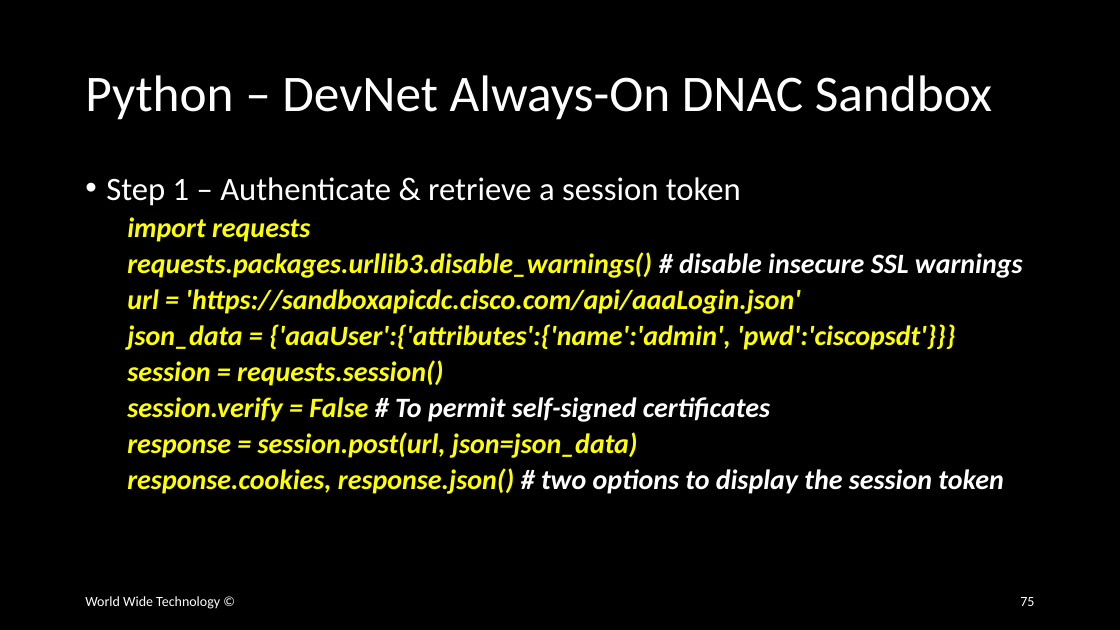
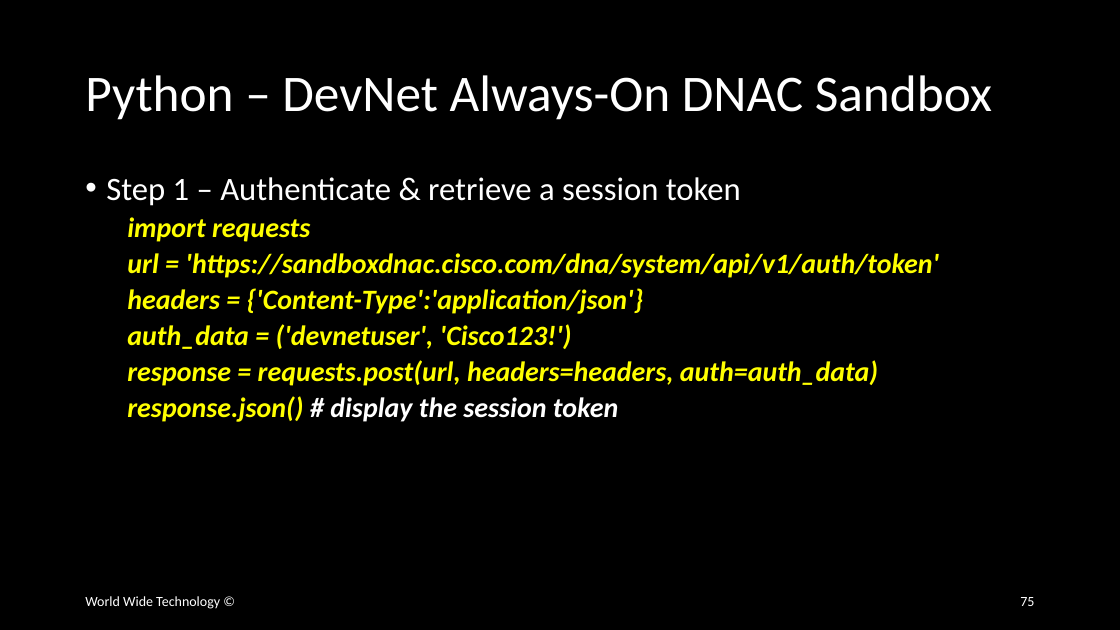
Before and after one commit to wwt/curl-requests-foundations, a slide deck: slide 75 of curl-requests-foundations.pptx. Drawn at 1120x630 pixels with LibreOffice and Linux fonts; fonts in the diff are those of the drawing. Boxes give left, top, right and bottom in pixels: in the first picture for what was removed or moved away, otherwise in the second. Text is boxed around its words. In the diff, an @@ line names an element or a change of style, - is before the commit and + after.

Commit message:
Added DNAC Python commands

```diff
--- a/curl-requests-foundations.pptx
+++ b/curl-requests-foundations.pptx
@@ text at [127,253,939,422]: text changed @@
-  requests.packages.urllib3.disable_warnings() # disable insecure SSL warnings
-  url = 'https://sandboxapicdc.cisco.com/api/aaaLogin.json'
-  json_data = {'aaaUser':{'attributes':{'name':'admin', 'pwd':'ciscopsdt'}}}
-  session = requests.session()
-  session.verify = False # To permit self-signed certificates
-  response = session.post(url, json=json_data)
-  response.cookies, response.json() # two options to display the session token
+  url = 'https://sandboxdnac.cisco.com/dna/system/api/v1/auth/token'
+  headers = {'Content-Type':'application/json'}
+  auth_data = ('devnetuser', 'Cisco123!')
+  response = requests.post(url, headers=headers, auth=auth_data)
+  response.json() # display the session token
```
Also in this commit, not shown: 5 other slides changed.
